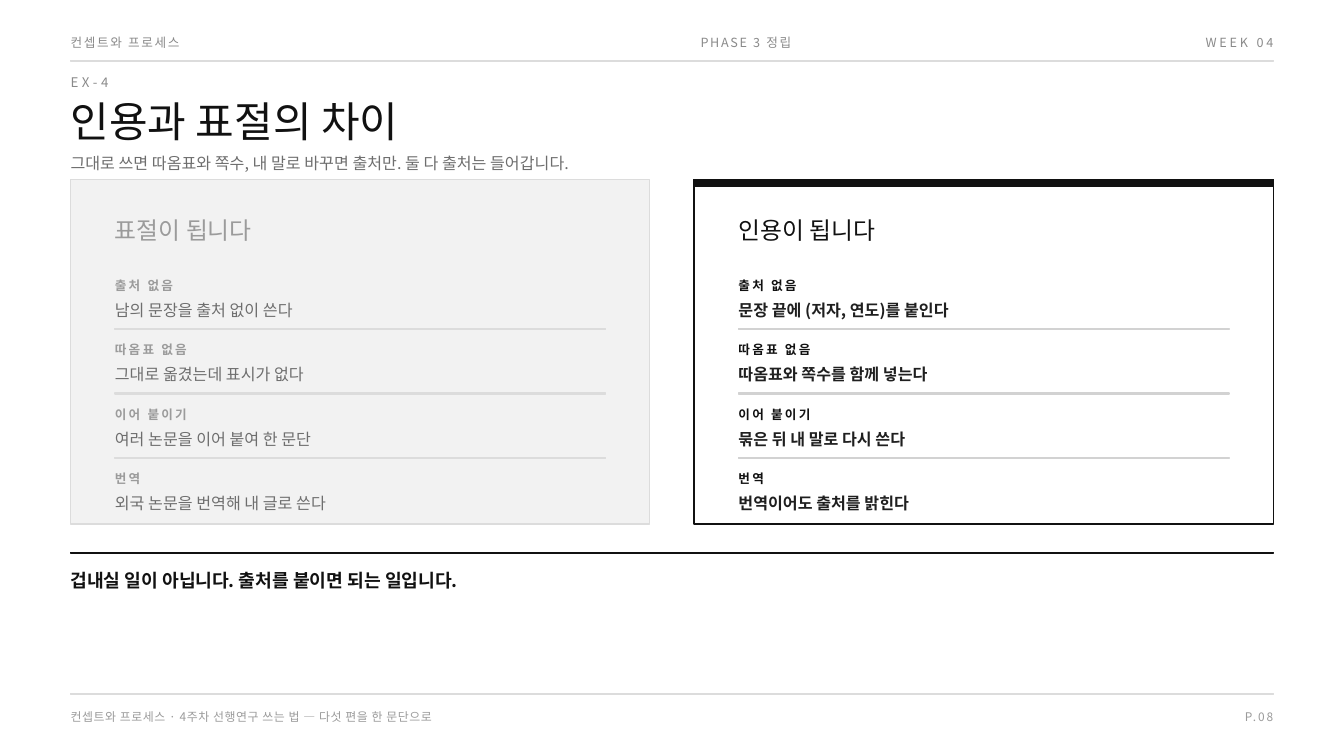
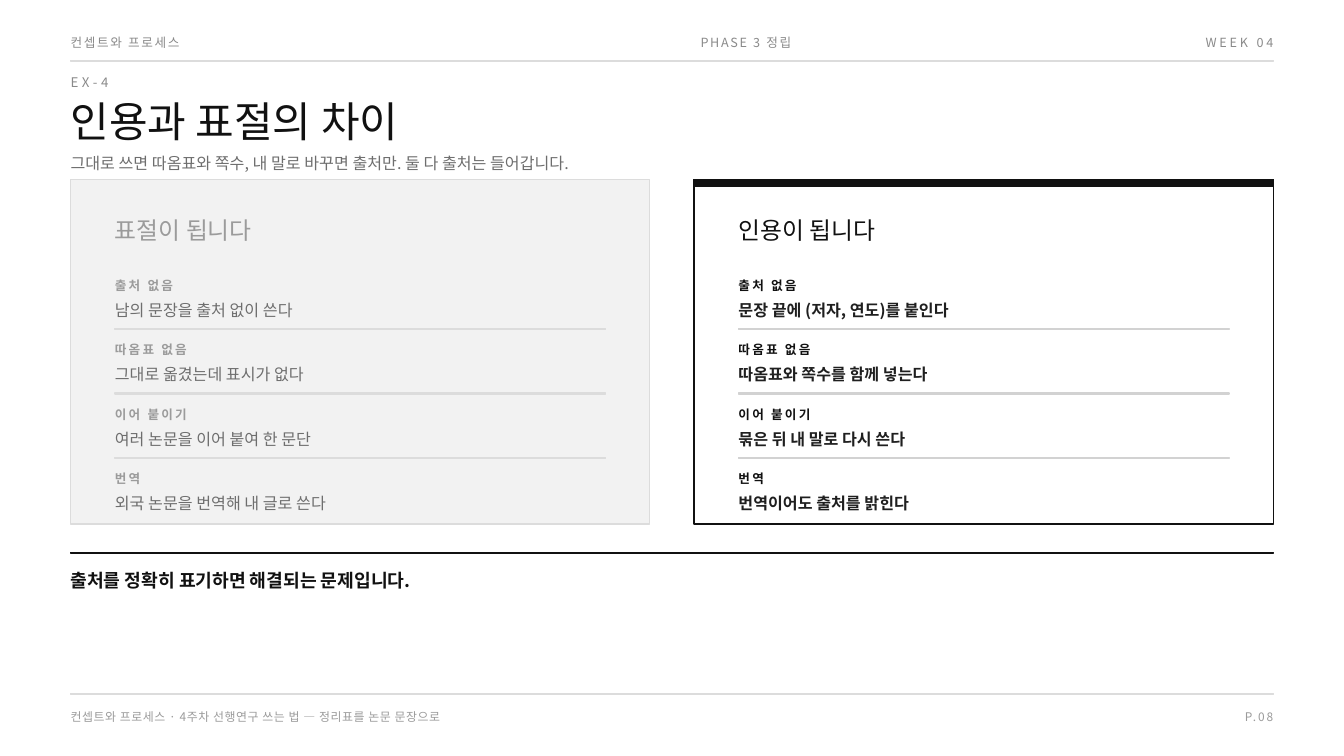
Before and after one commit to design-eng/MIN.D, a slide deck: slide 13 of dist/weeks-대학원/컨셉트와프로세스_04주차_선행연구쓰는법.pptx. Drawn at 1344x756 pixels with LibreOffice and Linux fonts; fonts in the diff are those of the drawing. Boxes give left, top, right and bottom in pixels: in the first picture for what was removed or moved away, otherwise in the second. Text is boxed around its words. In the diff, an @@ line names an element or a change of style, - is before the commit and + after.

```diff
--- a/dist/weeks-대학원/컨셉트와프로세스_04주차_선행연구쓰는법.pptx
+++ b/dist/weeks-대학원/컨셉트와프로세스_04주차_선행연구쓰는법.pptx
@@ text at bbox=[71, 571, 410, 589]: text changed @@
-겁내실 일이 아닙니다. 출처를 붙이면 되는 일입니다.
+출처를 정확히 표기하면 해결되는 문제입니다.
@@ text at bbox=[71, 711, 441, 722]: text changed @@
-컨셉트와 프로세스 · 4주차 선행연구 쓰는 법 — 다섯 편을 한 문단으로
+컨셉트와 프로세스 · 4주차 선행연구 쓰는 법 — 정리표를 논문 문장으로
```
Also in this commit, not shown: 17 other slides changed, 1 slide added, 5 other files.
